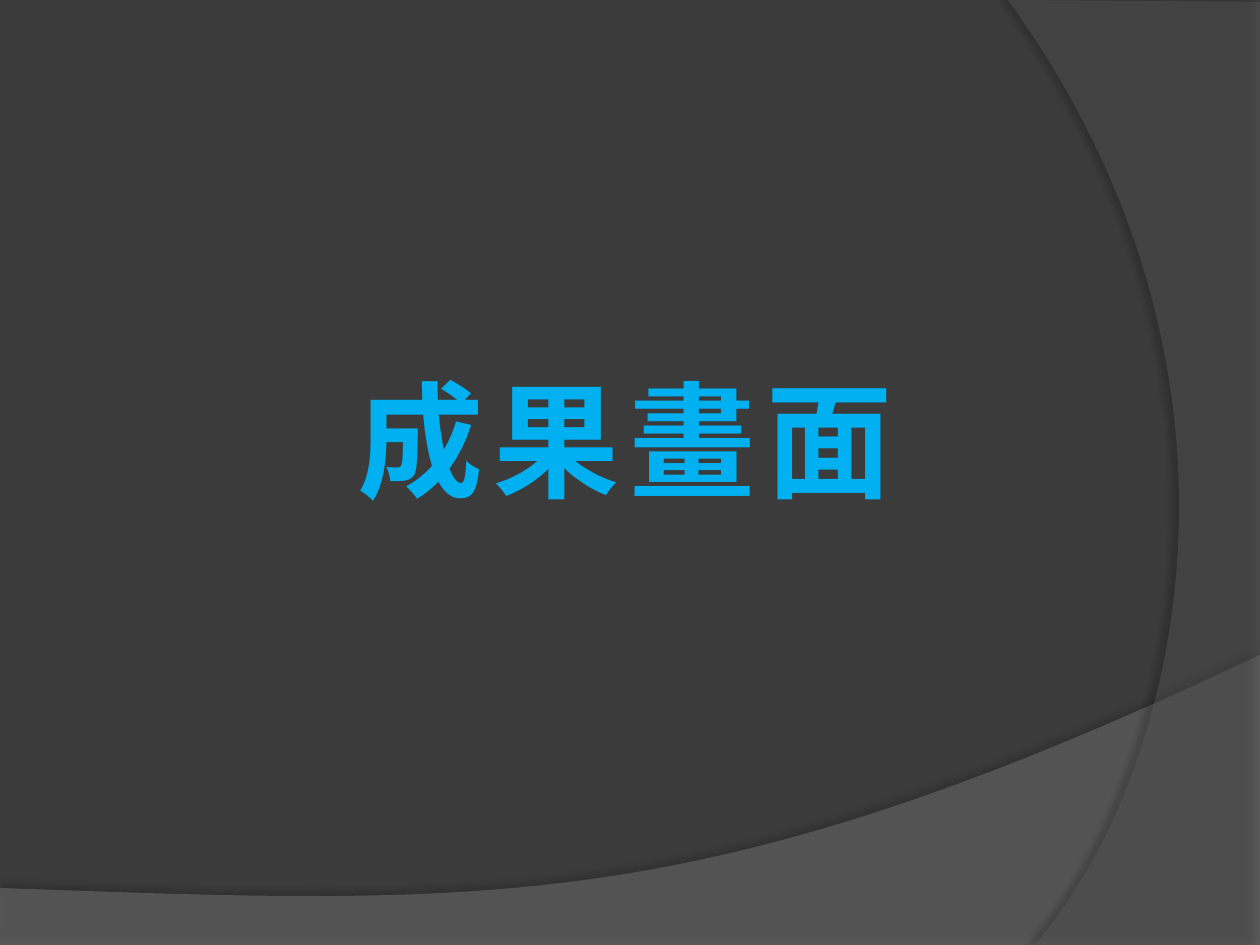
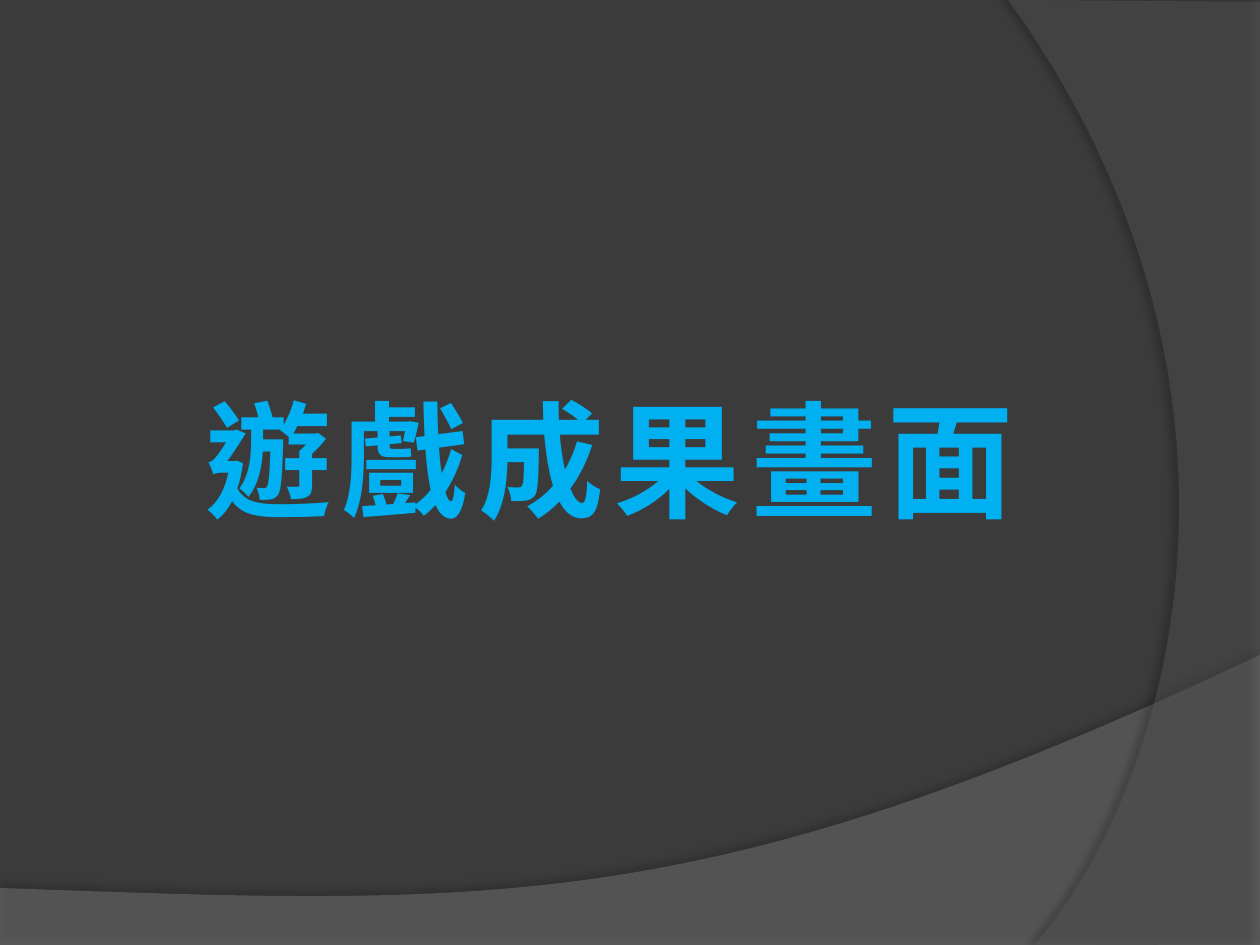
Before and after one commit to chu1015/-, a slide deck: slide 8 of Project/小專題報告.pptx. Drawn at 1260x945 pixels with LibreOffice and Linux fonts; fonts in the diff are those of the drawing. Boxes give left, top, right and bottom in pixels: in the first picture for what was removed or moved away, otherwise in the second. Text is boxed around its words. In the diff, an @@ line names an element or a change of style, - is before the commit and + after.

```diff
--- a/Project/小專題報告.pptx
+++ b/Project/小專題報告.pptx
@@ title at bbox=[206, 400, 1014, 521]: text changed @@
-成果畫面
+遊戲成果畫面
```
Also in this commit, not shown: 5 other slides changed.
